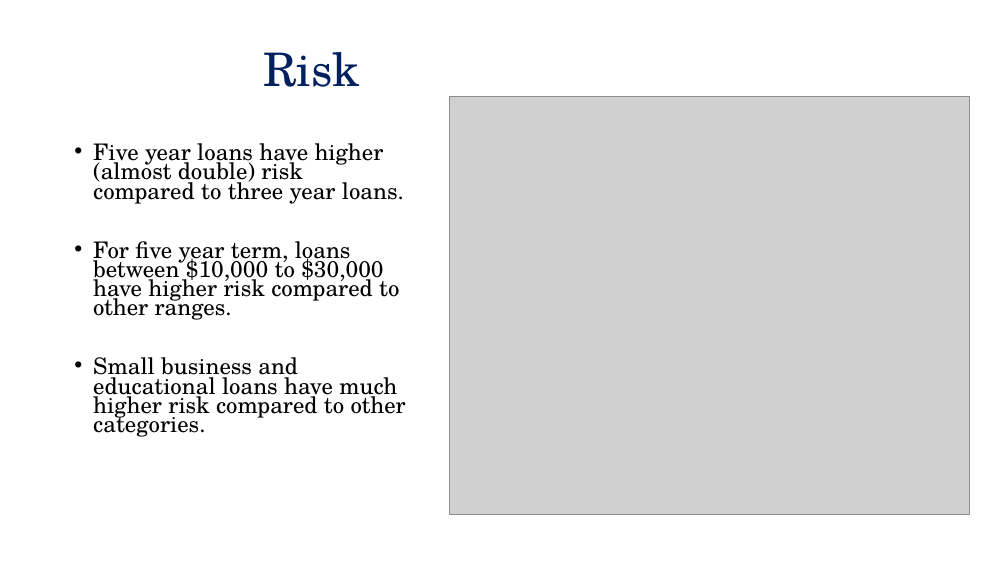
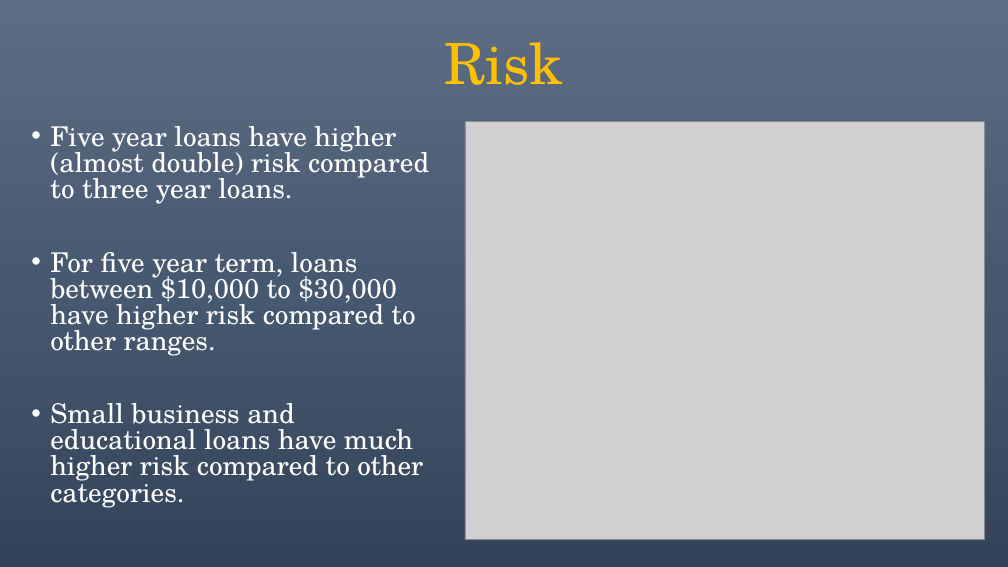
Before and after one commit to lekhnath12/CAPSTONE_II, a slide deck: slide 11 of Slide Deck.pptx. Drawn at 1008x567 pixels with LibreOffice and Linux fonts; fonts in the diff are those of the drawing; grey boxes stand for pictures. Boxes give left, top, right and bottom in pixels: in the first picture for what was removed or moved away, otherwise in the second. Text is boxed around its words. In the diff, an @@ line names an element or a change of style, - is before the commit and + after.

```diff
--- a/Slide Deck.pptx
+++ b/Slide Deck.pptx
@@ background #FFFFFF to gradient #5E6D85 to #495A73 to #35445A @@
@@ text "Risk": place and size @@
-text "Risk" at box(263, 52, 360, 87)
+text "Risk" at box(444, 42, 563, 85)
@@ text "Risk" at box(444, 42, 563, 85): size 44 to 54 pt, text colour #002060 to #FFC000 @@
@@ text "Five year loans have higher ...": place and size @@
-text "Five year loans have higher ..." at box(93, 143, 406, 437)
+text "Five year loans have higher ..." at box(50, 126, 429, 508)
@@ text "Five year loans have higher ..." at box(50, 126, 429, 508): size 21.7 to 25.9 pt, text colour #000000 to #FFFFFF; line spacing 0.7 to 0.8 @@
@@ picture: place and size @@
-picture at box(450, 96, 969, 514)
+picture at box(465, 122, 985, 540)
```
Also in this commit, not shown: 15 other slides changed.
